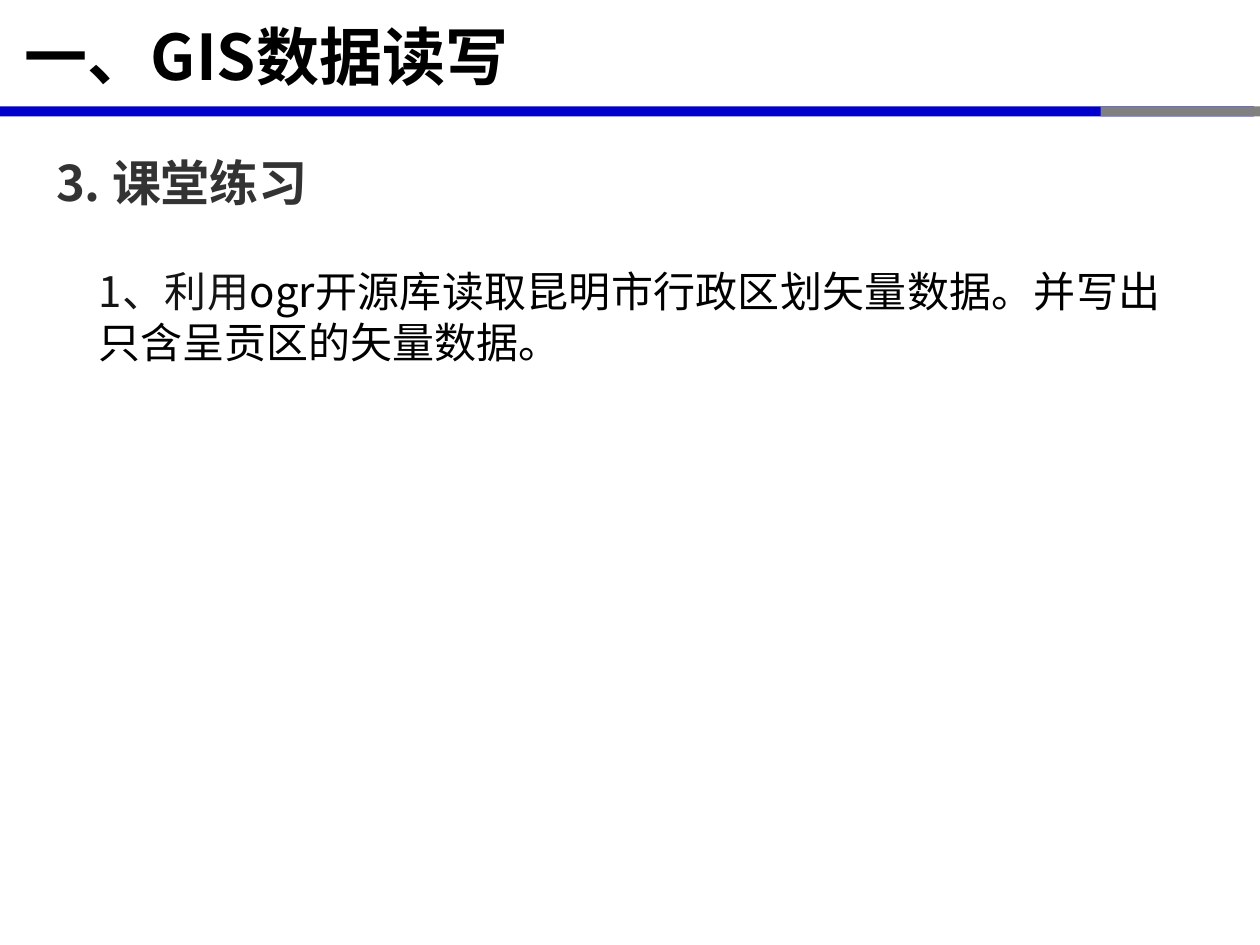
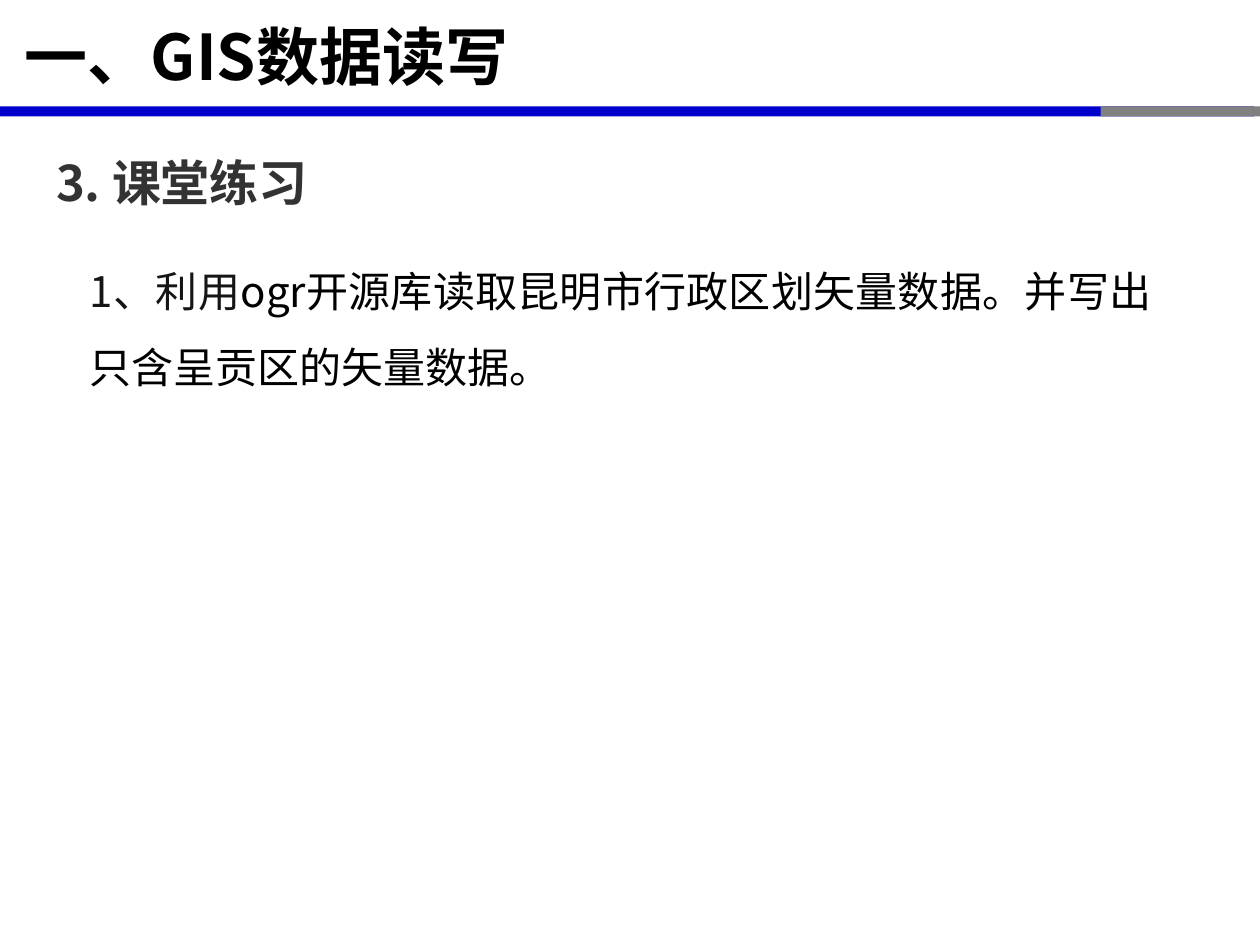
Before and after one commit to xinluo2018/open-source-gis-course, a slide deck: slide 14 of 第4章-矢量数据处理-8课时/第4章-矢量数据处理.pptx. Drawn at 1260x945 pixels with LibreOffice and Linux fonts; fonts in the diff are those of the drawing. Boxes give left, top, right and bottom in pixels: in the first picture for what was removed or moved away, otherwise in the second. Text is boxed around its words. In the diff, an @@ line names an element or a change of style, - is before the commit and + after.

```diff
--- a/第4章-矢量数据处理-8课时/第4章-矢量数据处理.pptx
+++ b/第4章-矢量数据处理-8课时/第4章-矢量数据处理.pptx
@@ text "1、利用ogr开源库读取昆明市行政区划矢量数据。并写出只含呈贡区的矢量数据。": place and size @@
-text "1、利用ogr开源库读取昆明市行政区划矢量数据。并写出只含呈贡区的矢量数据。" at [99, 271, 1160, 362]
+text "1、利用ogr开源库读取昆明市行政区划矢量数据。并写出只含呈贡区的矢量数据。" at [90, 271, 1151, 387]
@@ text "1、利用ogr开源库读取昆明市行政区划矢量数据。并写出只含呈贡区的矢量数据。" at [90, 271, 1151, 387]: line spacing 1 to 1.5 @@
```
Also in this commit, not shown: 4 other slides changed, 25 other files.
